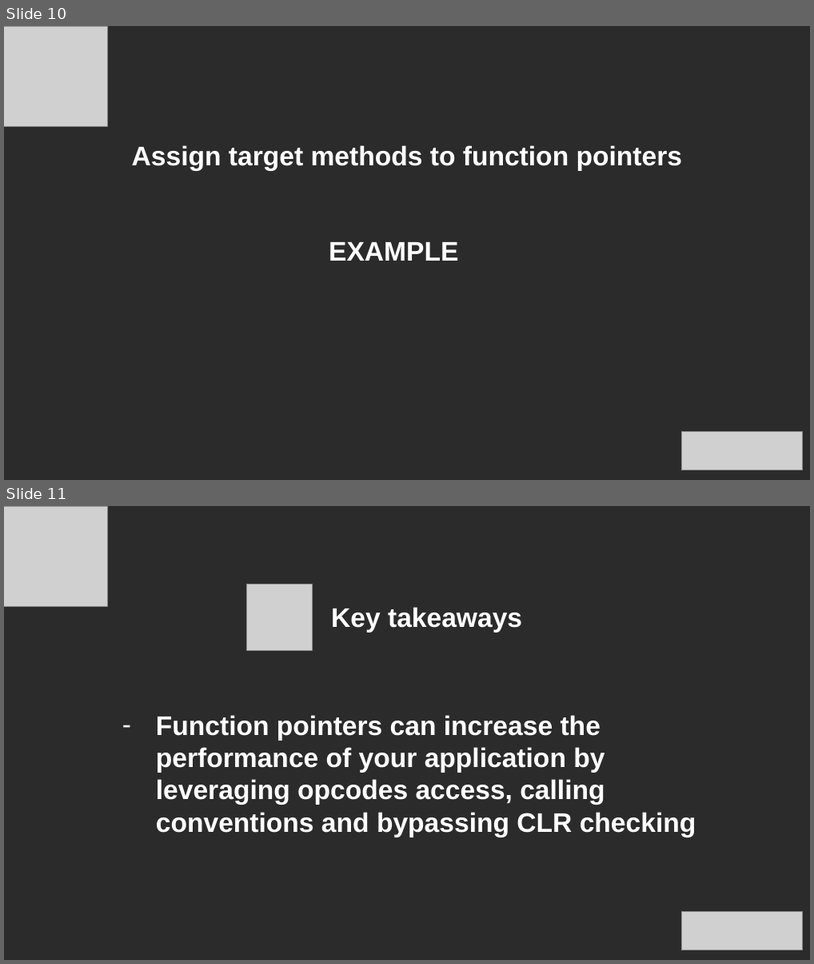
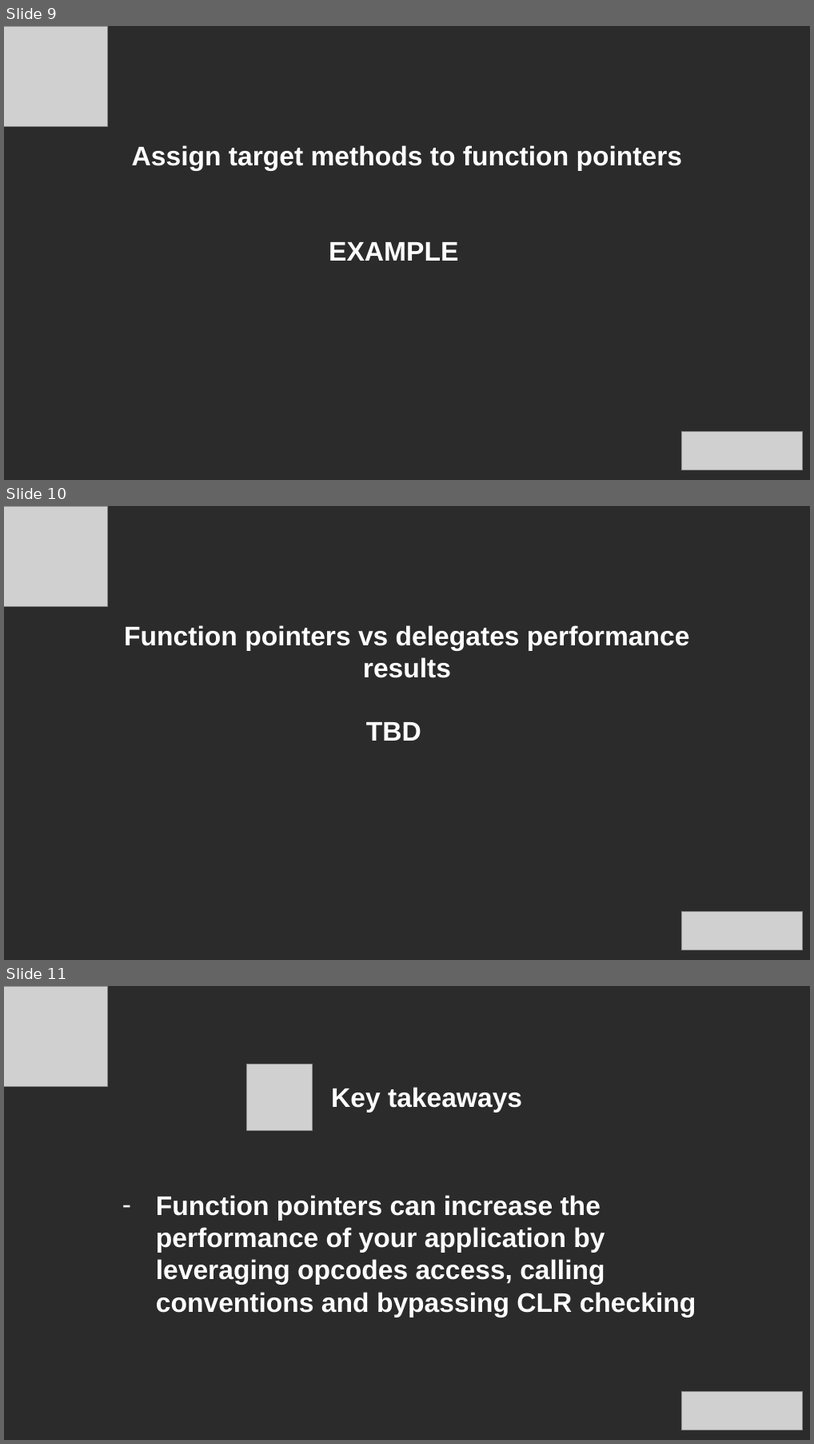
Before and after one commit to 94adi/DesignPatterns, a slide deck: FunctionPointer/Function Pointers proviz.pptx. Shown one above the other, each under a label of ours: slides 10 and 11 before the commit, slides 9, 10 and 11 after it. The pictures are 814x964 and 814x1444 pixels, drawn with LibreOffice and Linux fonts; fonts in the diff are those of the drawing; grey boxes stand for pictures; background and template pictures are left out; a plain dark background stands for a picture behind light text. Boxes give left, top, right and bottom in pixels: in the first picture for what was removed or moved away, otherwise in the second. Text is boxed around its words. In the diff, an @@ line names an element or a change of style, - is before the commit and + after.

Commit message:
function pointer | presentation update

```diff
--- a/FunctionPointer/Function Pointers proviz.pptx
+++ b/FunctionPointer/Function Pointers proviz.pptx
@@ slide 10 added at (4, 506, 810, 960), background picture (left out) @@
@@ picture added at (4, 506, 108, 606) @@
@@ text added at (124, 625, 690, 678), 24 pt, text #FFFFFF, bold @@
+Function pointers vs delegates performance results
@@ text added at (366, 722, 422, 740), 24 pt, text #FFFFFF, bold @@
+TBD
@@ picture added at (682, 911, 802, 949) @@
@@ what was slide 10 is now slide 9 @@
```
Also in this commit, not shown: 3 slides changed, 1 slide removed.
